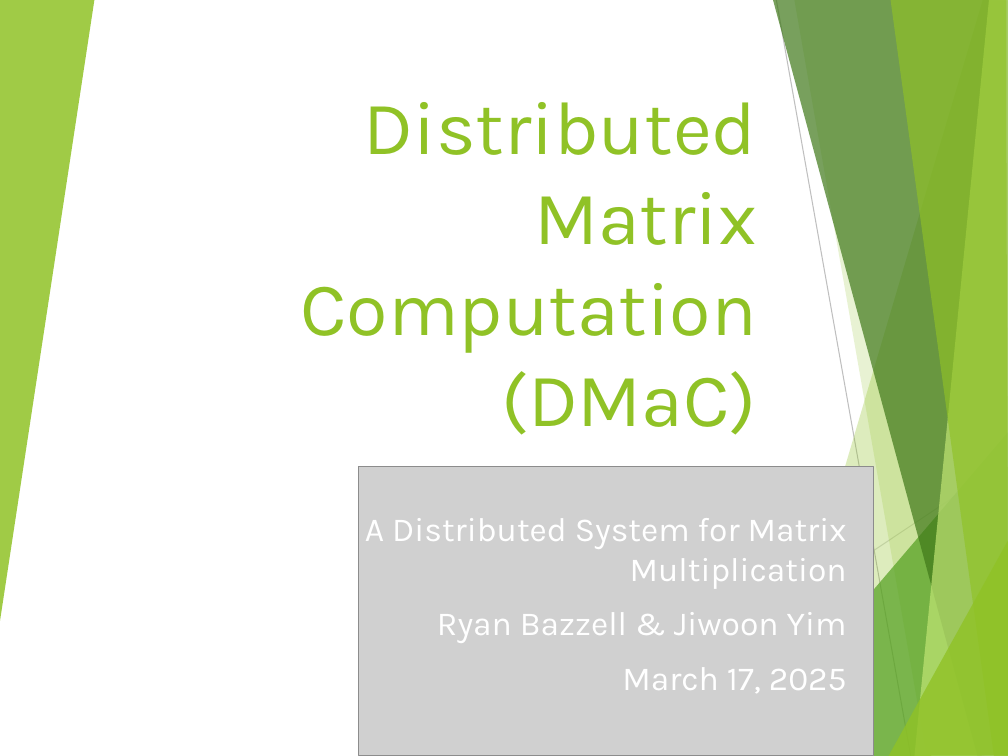
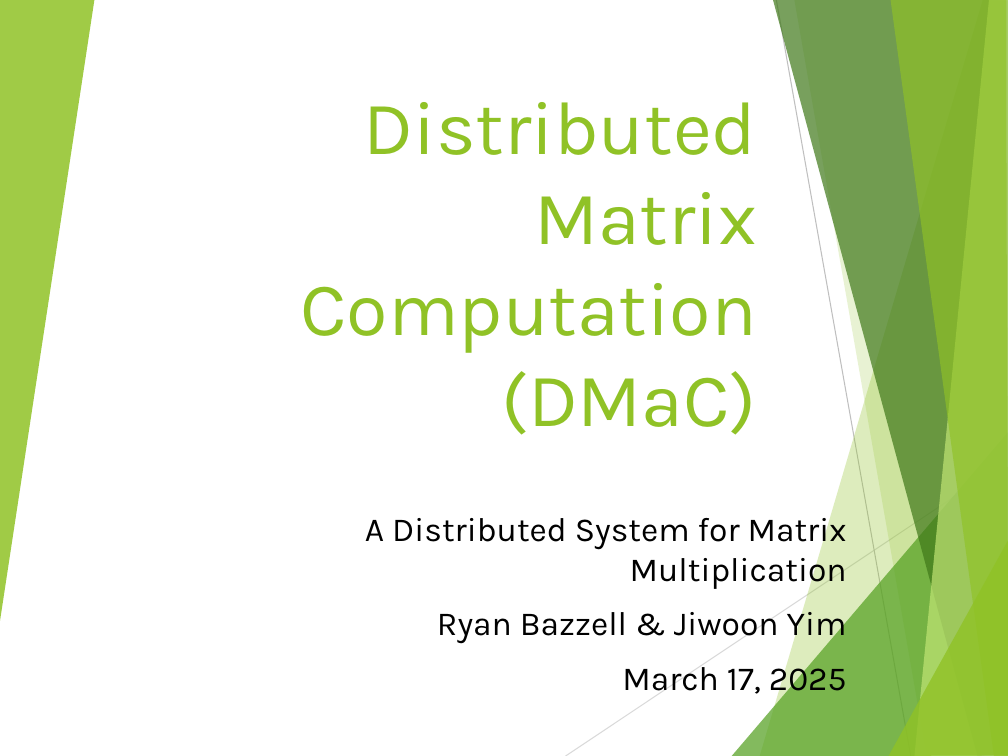
Before and after one commit to rbazzell/distributed-systems-project, a slide deck: slide 1 of DMaC_slides.pptx. Drawn at 1008x756 pixels with LibreOffice and Linux fonts; fonts in the diff are those of the drawing; grey boxes stand for pictures. Boxes give left, top, right and bottom in pixels: in the first picture for what was removed or moved away, otherwise in the second. Text is boxed around its words. In the diff, an @@ line names an element or a change of style, - is before the commit and + after.

```diff
--- a/DMaC_slides.pptx
+++ b/DMaC_slides.pptx
@@ picture removed at (359,467,873,756) @@
@@ subtitle "A Distributed System for Matrix ..." at (365,510,847,698): text colour #FFFFFF to #000000 @@
```
Also in this commit, not shown: 7 other slides changed.
